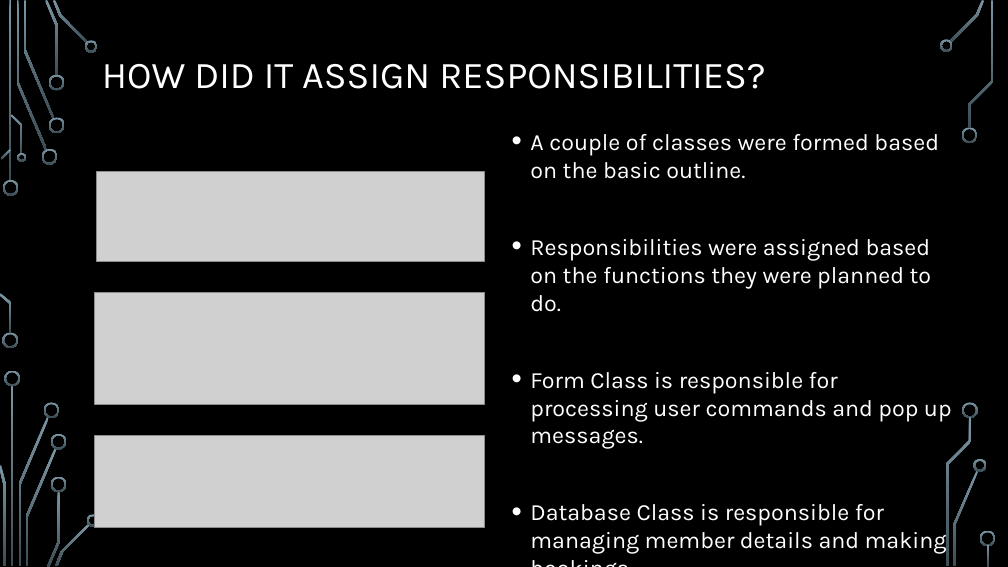
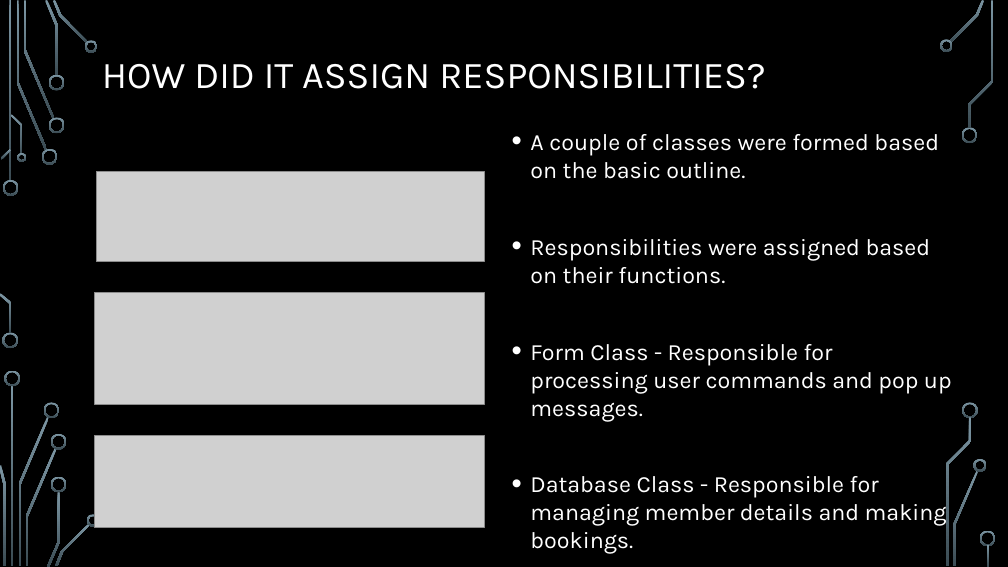
Before and after one commit to CodeBreaker707/Software-Systems-Development, a slide deck: slide 4 of Topic 4 - AE1.pptx. Drawn at 1008x567 pixels with LibreOffice and Linux fonts; fonts in the diff are those of the drawing; grey boxes stand for pictures; background and template pictures are left out. Boxes give left, top, right and bottom in pixels: in the first picture for what was removed or moved away, otherwise in the second. Text is boxed around its words. In the diff, an @@ line names an element or a change of style, - is before the commit and + after.

```diff
--- a/Topic 4 - AE1.pptx
+++ b/Topic 4 - AE1.pptx
@@ text at bbox=[530, 239, 952, 554]: text changed @@
-• Responsibilities were assigned based on the functions they were planned to do.
-• Form Class is responsible for processing user commands and pop up messages.
-• Database Class is responsible for managing member details and making bookings.
+• Responsibilities were assigned based on their functions.
+• Form Class - Responsible for processing user commands and pop up messages.
+• Database Class - Responsible for managing member details and making bookings.
```
Also in this commit, not shown: 4 other slides changed, 3 other files.
